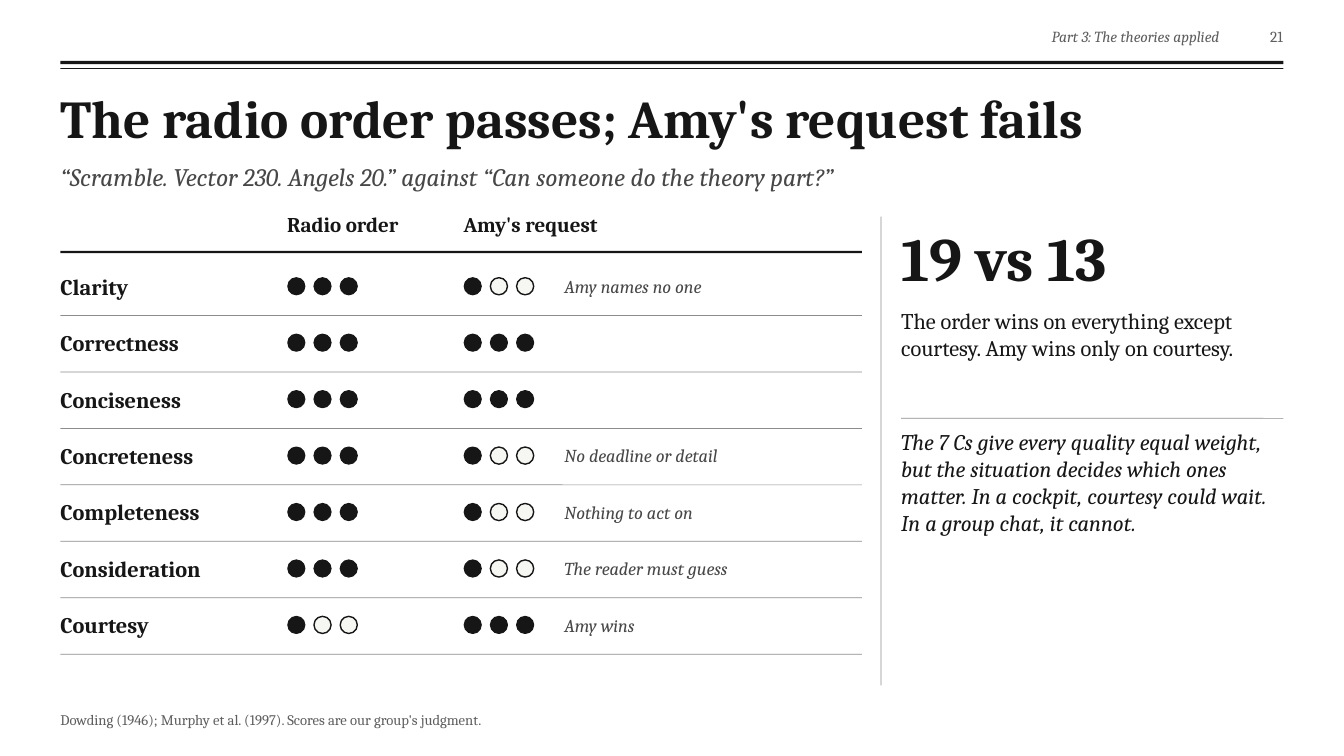
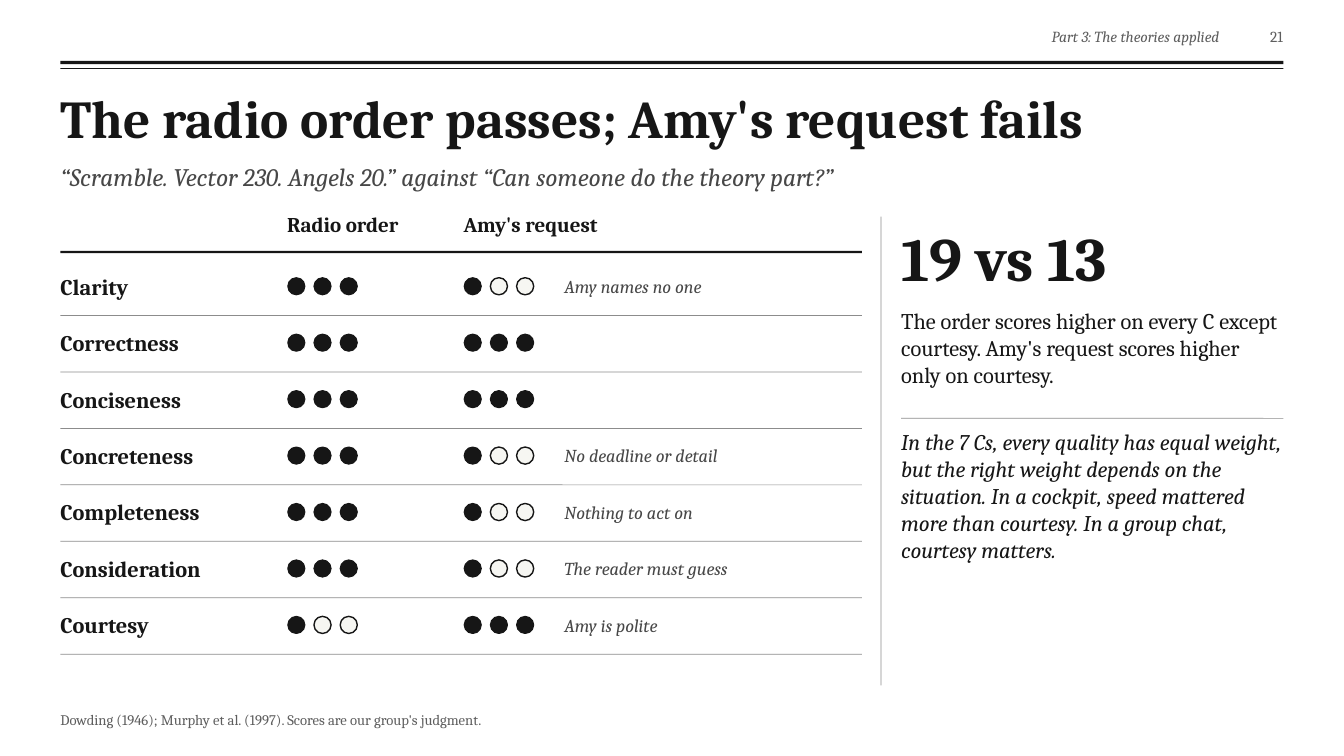
Before and after one commit to fengyiqicoder/fumadocs, a slide deck: slide 21 of dowding-presentation/Dowding_Effective_Communication.pptx. Drawn at 1344x756 pixels with LibreOffice and Linux fonts; fonts in the diff are those of the drawing; background and template pictures are left out. Boxes give left, top, right and bottom in pixels: in the first picture for what was removed or moved away, otherwise in the second. Text is boxed around its words. In the diff, an @@ line names an element or a change of style, - is before the commit and + after.

```diff
--- a/dowding-presentation/Dowding_Effective_Communication.pptx
+++ b/dowding-presentation/Dowding_Effective_Communication.pptx
@@ text at (x1=901, y1=313, x2=1277, y2=388): text changed @@
-The order wins on everything except courtesy. Amy wins only on courtesy.
+The order scores higher on every C except courtesy. Amy's request scores higher only on courtesy.
@@ text at (x1=901, y1=434, x2=1281, y2=563): text changed @@
-The 7 Cs give every quality equal weight, but the situation decides which ones matter. In a cockpit, courtesy could wait. In a group chat, it cannot.
+In the 7 Cs, every quality has equal weight, but the right weight depends on the situation. In a cockpit, speed mattered more than courtesy. In a group chat, courtesy matters.
@@ text at (x1=564, y1=619, x2=657, y2=636): text changed @@
-Amy wins
+Amy is polite
```
Also in this commit, not shown: 14 other slides changed, 2 other files.
